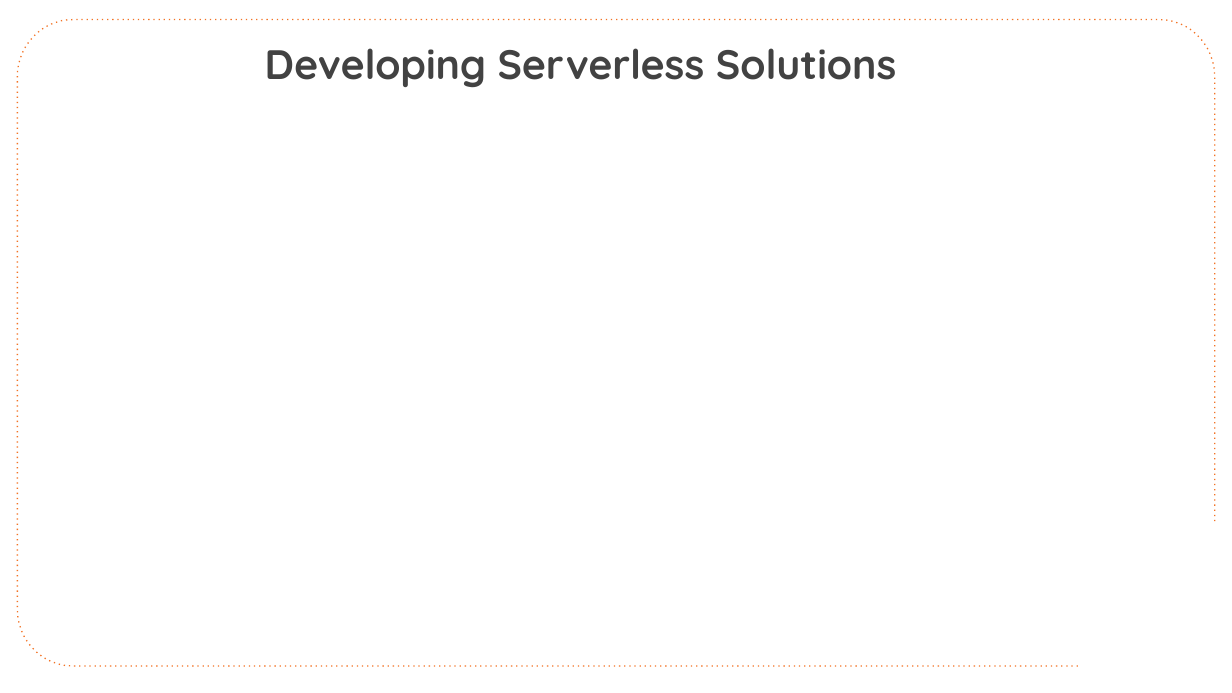
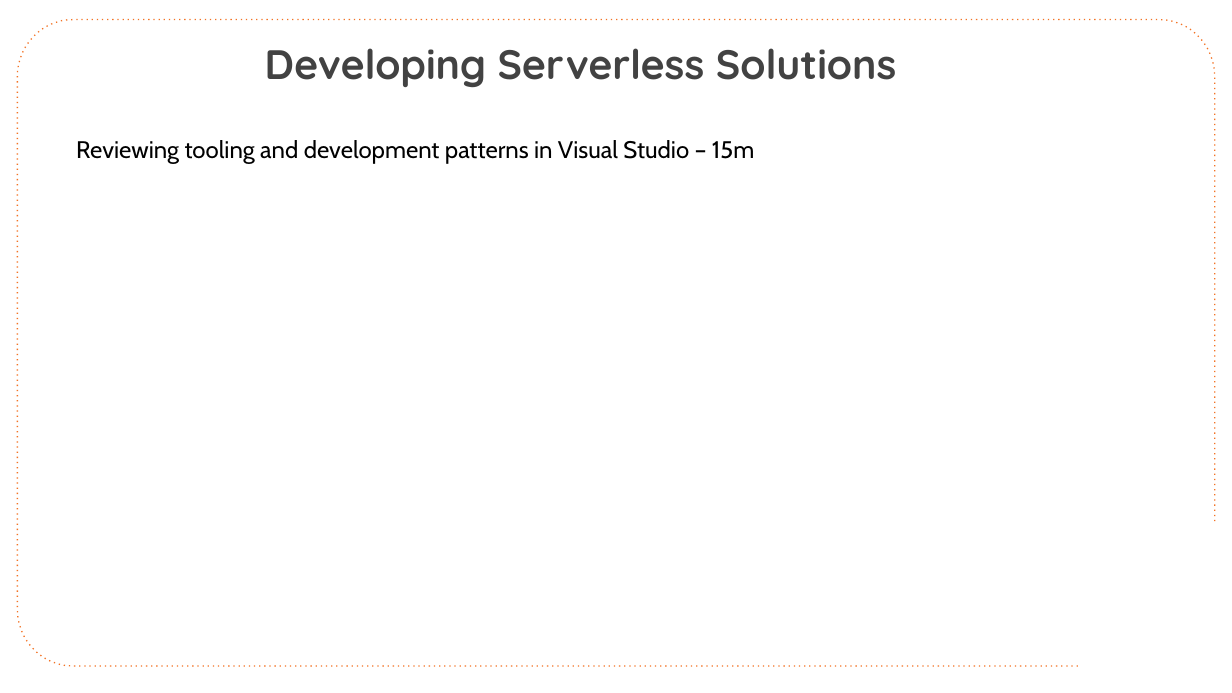
Before and after one commit to CloudSpecOps/Serverless-Architectures-with-Azure, a slide deck: slide 31 of Session Presentation/Azure-Serverless-Architecture-Session-Day-2.pptx (slide 29 before the commit). Drawn at 1232x693 pixels with LibreOffice and Linux fonts; fonts in the diff are those of the drawing; background and template pictures are left out. Boxes give left, top, right and bottom in pixels: in the first picture for what was removed or moved away, otherwise in the second. Text is boxed around its words. In the diff, an @@ line names an element or a change of style, - is before the commit and + after.

```diff
--- a/Session Presentation/Azure-Serverless-Architecture-Session-Day-2.pptx
+++ b/Session Presentation/Azure-Serverless-Architecture-Session-Day-2.pptx
@@ text added at <box>76,140,754,164</box>, 28 pt, text #000000 @@
+Reviewing tooling and development patterns in Visual Studio – 15m
```
Also in this commit, not shown: 6 other slides changed, 3 slides added, 1 slide removed.
